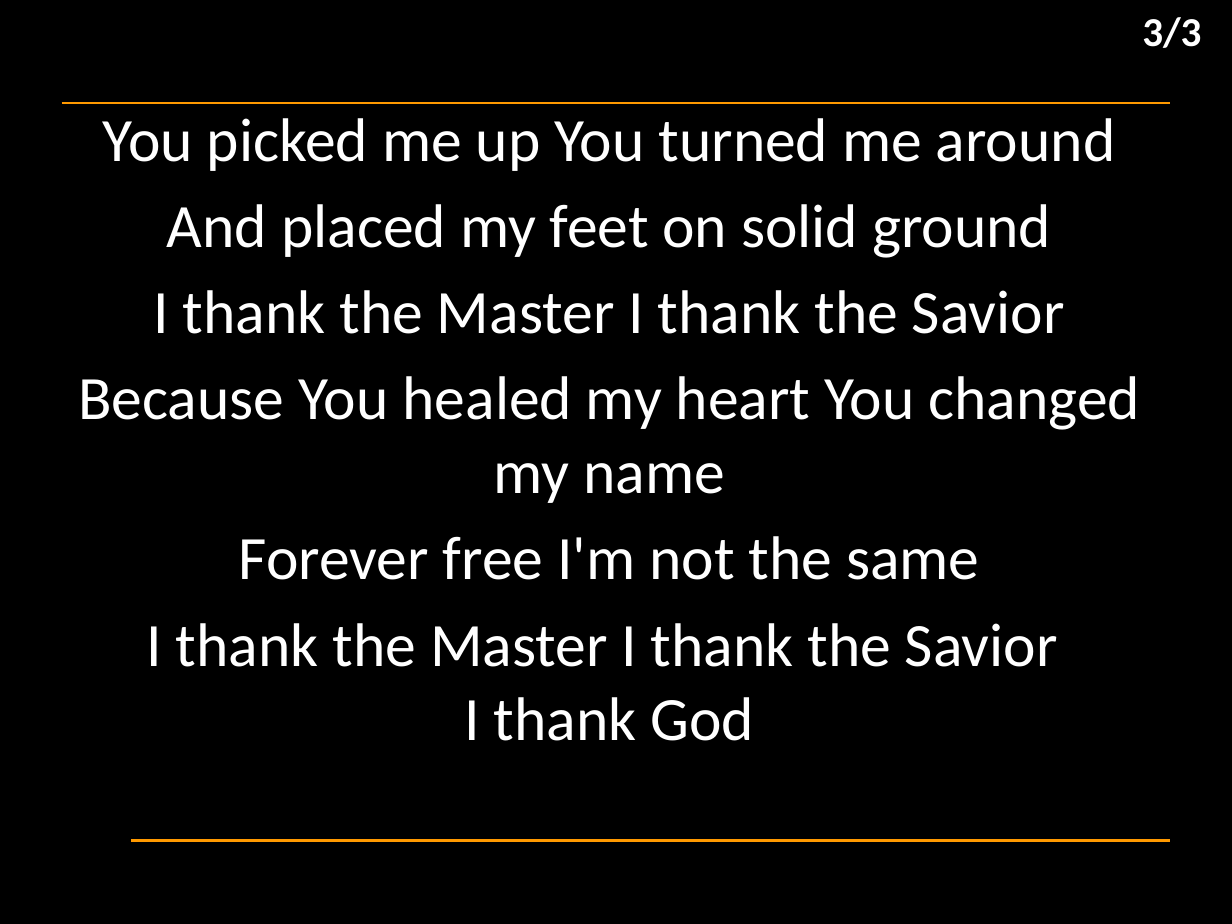
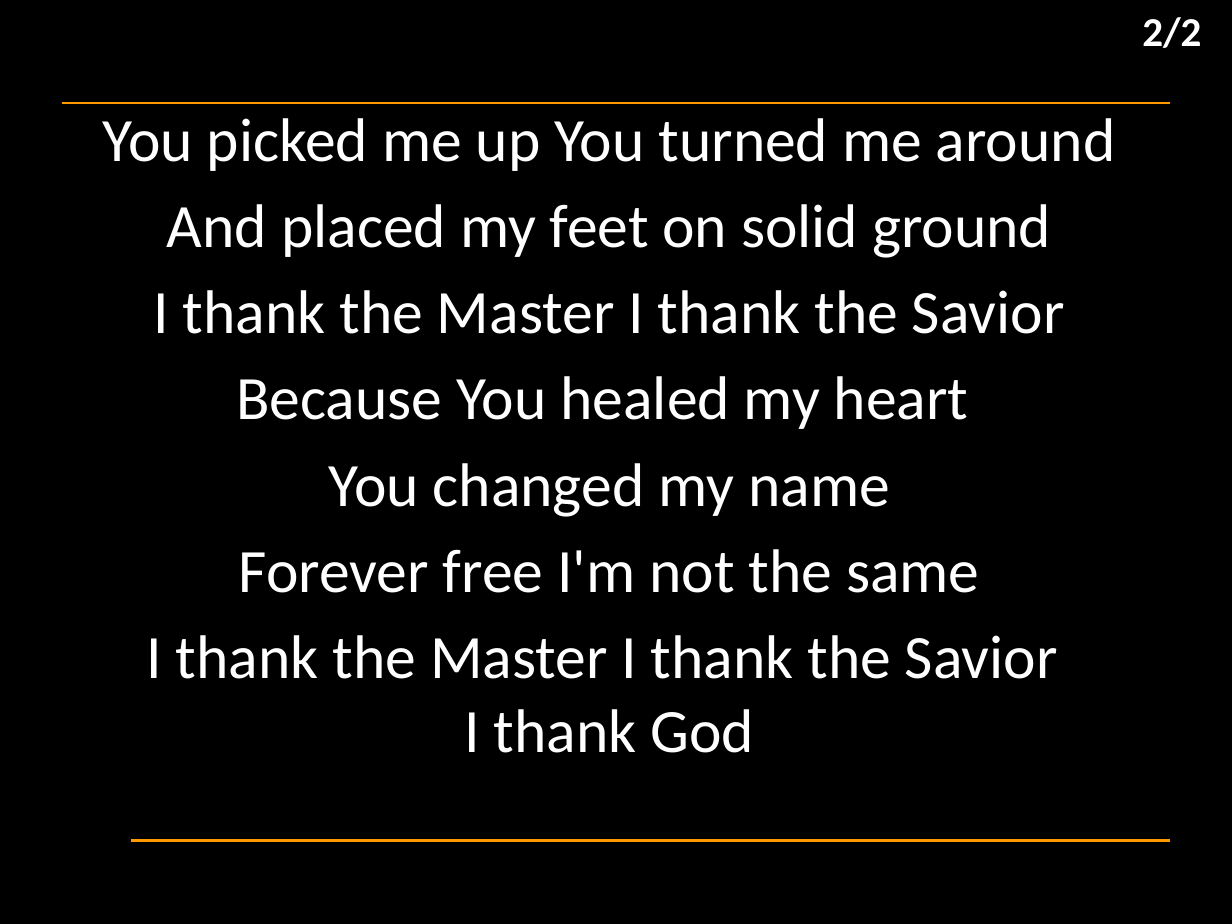
Before and after one commit to hoo-are-ya/worship, a slide deck: slide 56 of docs/songs_2025-12-31.pptx (slide 72 before the commit). Drawn at 1232x924 pixels with LibreOffice and Linux fonts; fonts in the diff are those of the drawing; background and template pictures are left out. Boxes give left, top, right and bottom in pixels: in the first picture for what was removed or moved away, otherwise in the second. Text is boxed around its words. In the diff, an @@ line names an element or a change of style, - is before the commit and + after.

```diff
--- a/docs/songs_2025-12-31.pptx
+++ b/docs/songs_2025-12-31.pptx
@@ text at [1142, 17, 1201, 48]: text changed @@
-3/3
+2/2
@@ subtitle at [236, 376, 968, 517]: text changed @@
-Because You healed my heart You changed my name
+Because You healed my heart
+You changed my name
```
Also in this commit, not shown: 1 other slide changed, 15 slides removed, 1 other file.
